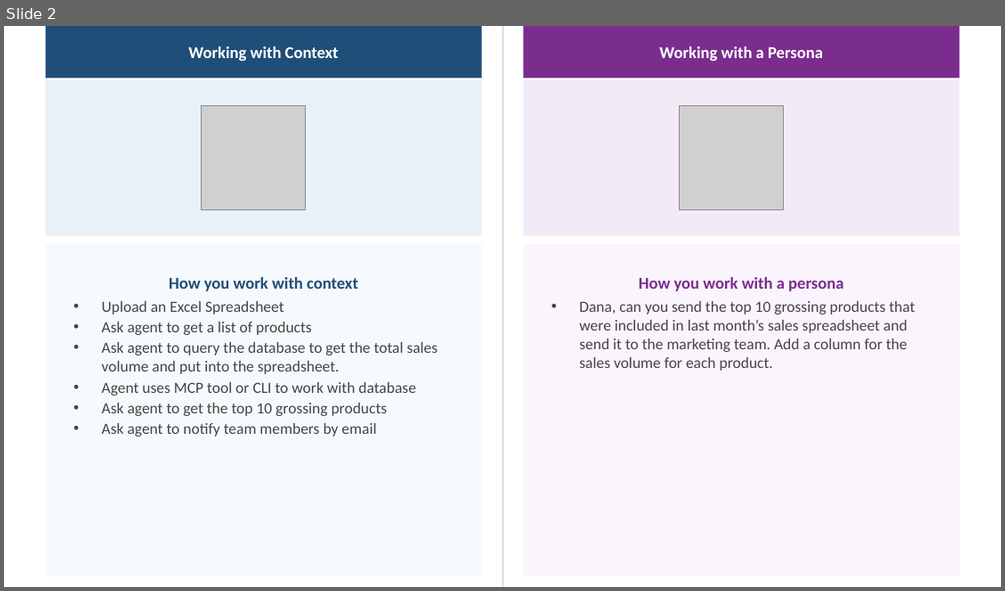
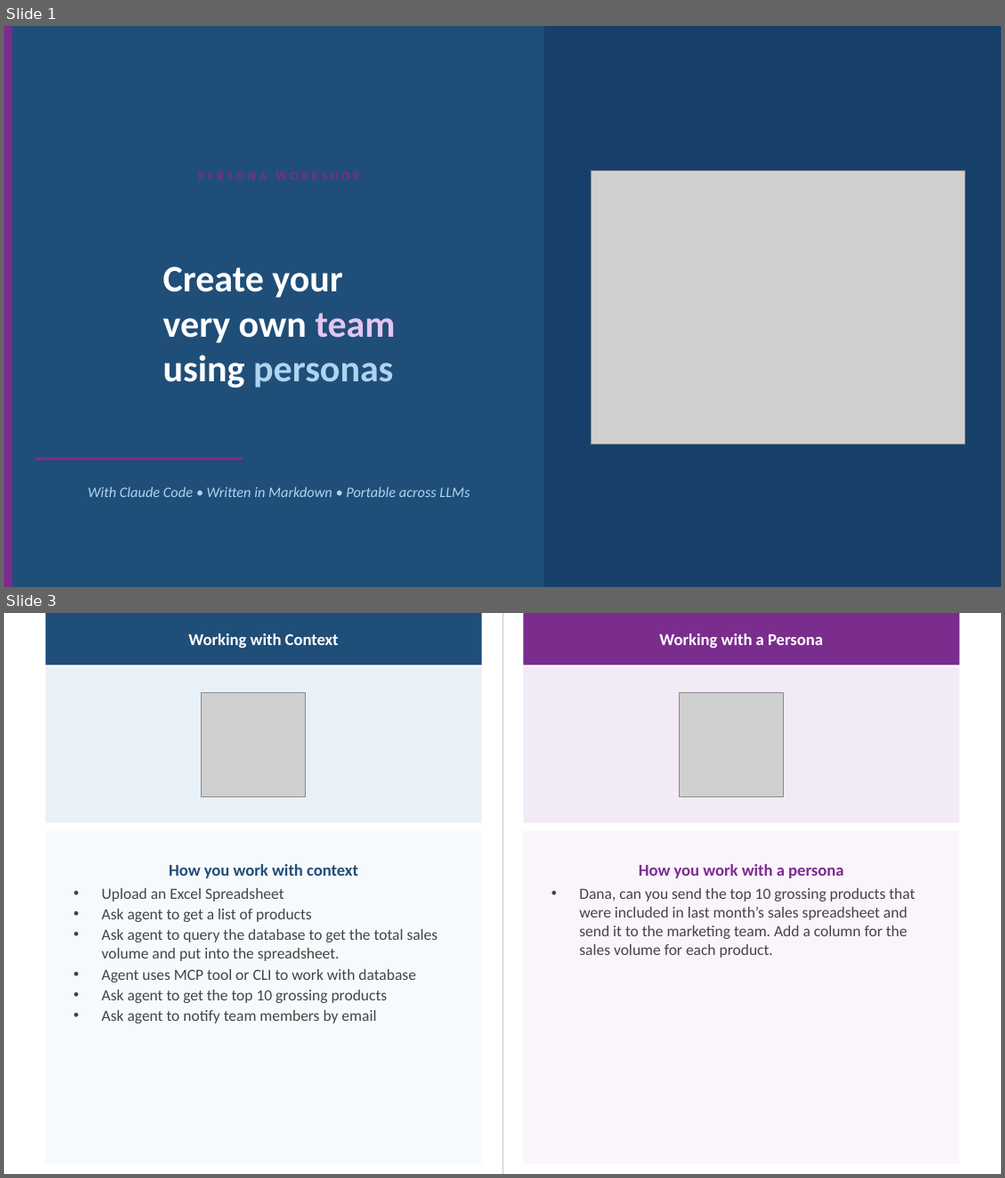
Before and after one commit to greenflagsoftware/virtual-team, a slide deck: docs/Materials.pptx. Shown one above the other, each under a label of ours: slide 2 before the commit, slides 1 and 3 after it; the slides between them are not shown. The pictures are 1005x591 and 1005x1178 pixels, drawn with LibreOffice and Linux fonts; fonts in the diff are those of the drawing; grey boxes stand for pictures. Boxes give left, top, right and bottom in pixels: in the first picture for what was removed or moved away, otherwise in the second. Text is boxed around its words. In the diff, an @@ line names an element or a change of style, - is before the commit and + after.

```diff
--- a/docs/Materials.pptx
+++ b/docs/Materials.pptx
@@ slide 1 added at [4,26,1001,587], background #FFFFFF @@
@@ rectangle added at [4,26,1001,587], fill #1F4E79 @@
@@ rectangle added at [4,26,12,587], fill #7B2D8E @@
@@ rectangle added at [544,26,1001,587], fill #16406A @@
@@ rectangle added at [35,161,524,191], fill #1F4E79 @@
@@ picture added at [591,170,965,443] @@
@@ text added at [163,266,396,387], 36 pt, text #FFFFFF, bold @@
+Create your
+very own team
+using personas
@@ rectangle added at [35,457,243,459], fill #7B2D8E @@
@@ text added at [88,486,469,497], 14 pt, text #AED4F0, italic @@
+With Claude Code • Written in Markdown • Portable across LLMs
@@ what was slide 2 is now slide 3 @@
```
Also in this commit, not shown: 1 other slide added, 1 slide removed.
